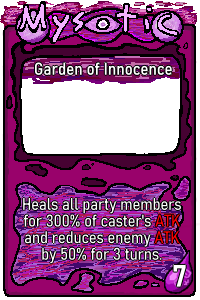
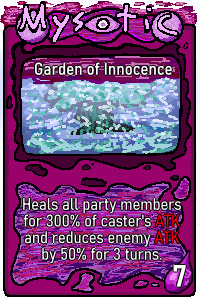
Before/after of a 200px x 300px layered artwork. What changed in the layer stack:
removed layer "border text" over left=0, top=0, right=200, bottom=128
removed layer "border" over left=0, top=0, right=200, bottom=182
removed layer "border2" over left=0, top=0, right=200, bottom=182
removed layer "contents" over left=0, top=0, right=200, bottom=182
removed layer "color" over left=0, top=0, right=200, bottom=182
added layer "background" above "Paint Layer 6" over left=0, top=0, right=200, bottom=182
added layer "Paint Layer 6" (84%) above "Paint Layer 5" over left=0, top=64, right=180, bottom=154
added layer "Paint Layer 5" above "Paint Layer 3" over left=0, top=0, right=200, bottom=182
added layer "Paint Layer 3" above "Paint Layer 2" over left=0, top=64, right=180, bottom=154
added layer "Paint Layer 2" above "Paint Layer 1" over left=0, top=0, right=192, bottom=154
painted on "Paint Layer 1" over left=0, top=0, right=192, bottom=154
added layer "Paint Layer 4" over left=0, top=64, right=180, bottom=154
